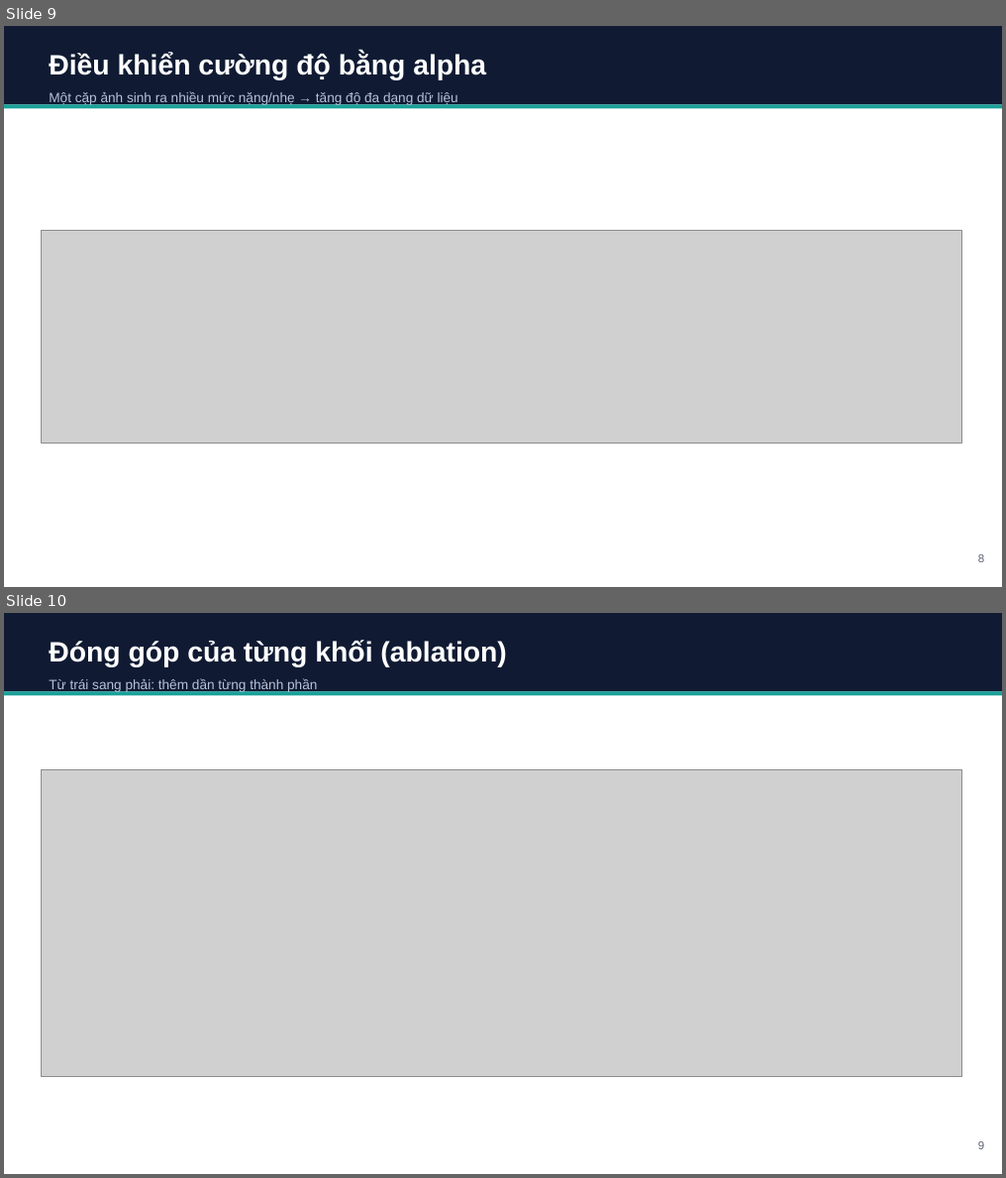
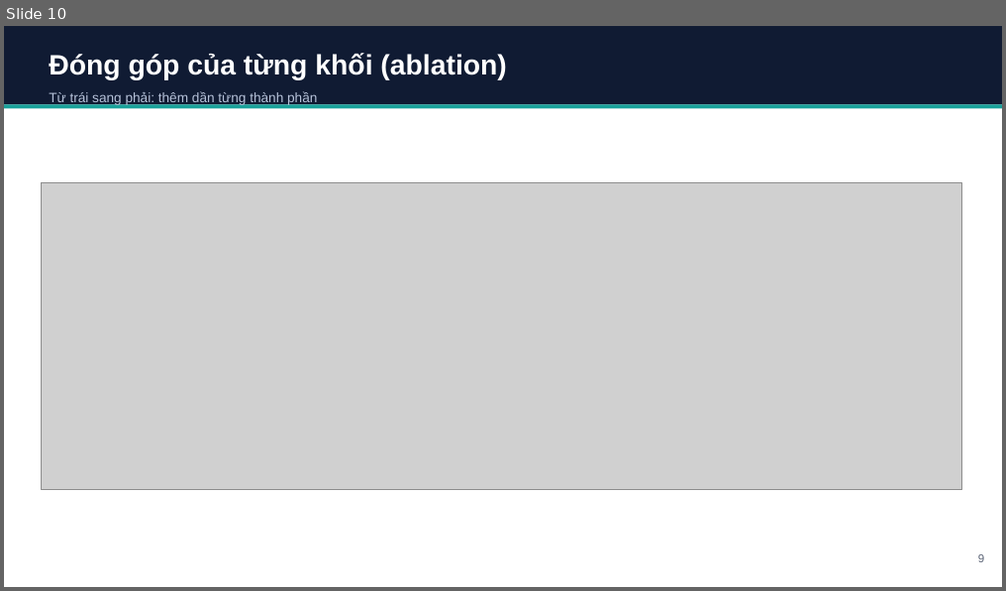
Before and after one commit to QuyDatSadBoy/StyleTranfer_Viettel_Course_DeepLearning, a slide deck: slides/BaoCao_TangCuongDuLieuThoiTiet.pptx. Shown one above the other, each under a label of ours: slides 9 and 10 before the commit, slide 10 after it. The pictures are 1006x1178 and 1006x591 pixels, drawn with LibreOffice and Linux fonts; fonts in the diff are those of the drawing; grey boxes stand for pictures. Boxes give left, top, right and bottom in pixels: in the first picture for what was removed or moved away, otherwise in the second. Text is boxed around its words. In the diff, an @@ line names an element or a change of style, - is before the commit and + after.

```diff
--- a/slides/BaoCao_TangCuongDuLieuThoiTiet.pptx
+++ b/slides/BaoCao_TangCuongDuLieuThoiTiet.pptx
@@ slide 9 removed at box(4, 26, 1002, 587), background #FFFFFF @@
@@ rectangle removed at box(4, 26, 1002, 104) @@
@@ text removed at box(49, 53, 486, 105) @@
-Điều khiển cường độ bằng alpha
-Một cặp ảnh sinh ra nhiều mức nặng/nhẹ → tăng độ đa dạng dữ liệu
@@ rectangle removed at box(4, 104, 1002, 109) @@
@@ picture removed at box(42, 230, 962, 443) @@
@@ text removed at box(978, 555, 984, 563) @@
-8
```
Also in this commit, not shown: 5 slides changed, 1 slide added, 8 other files.
